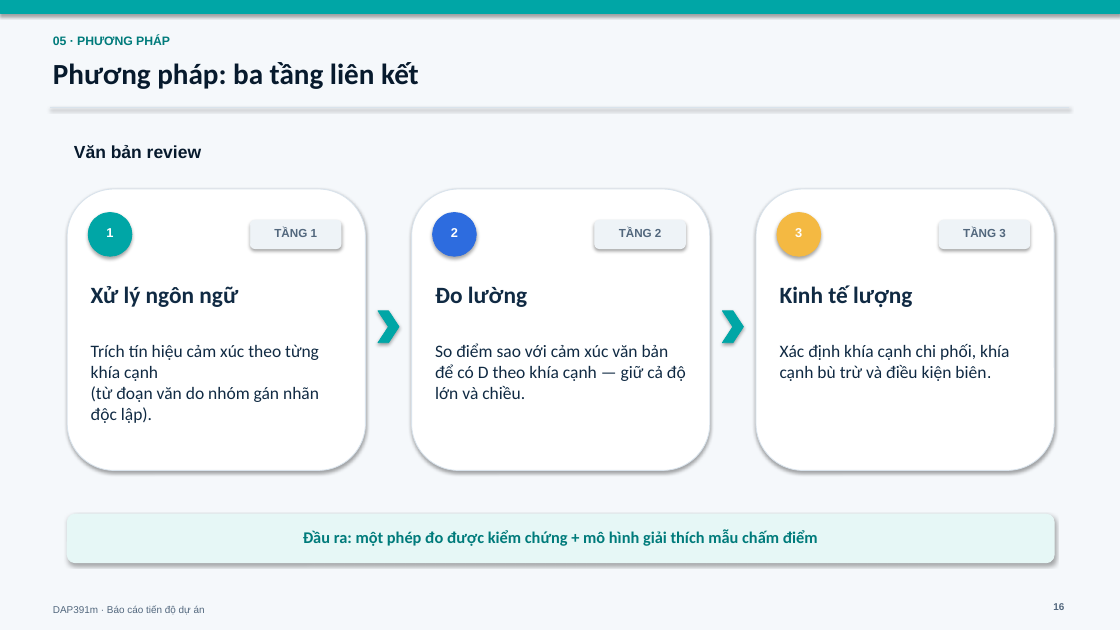
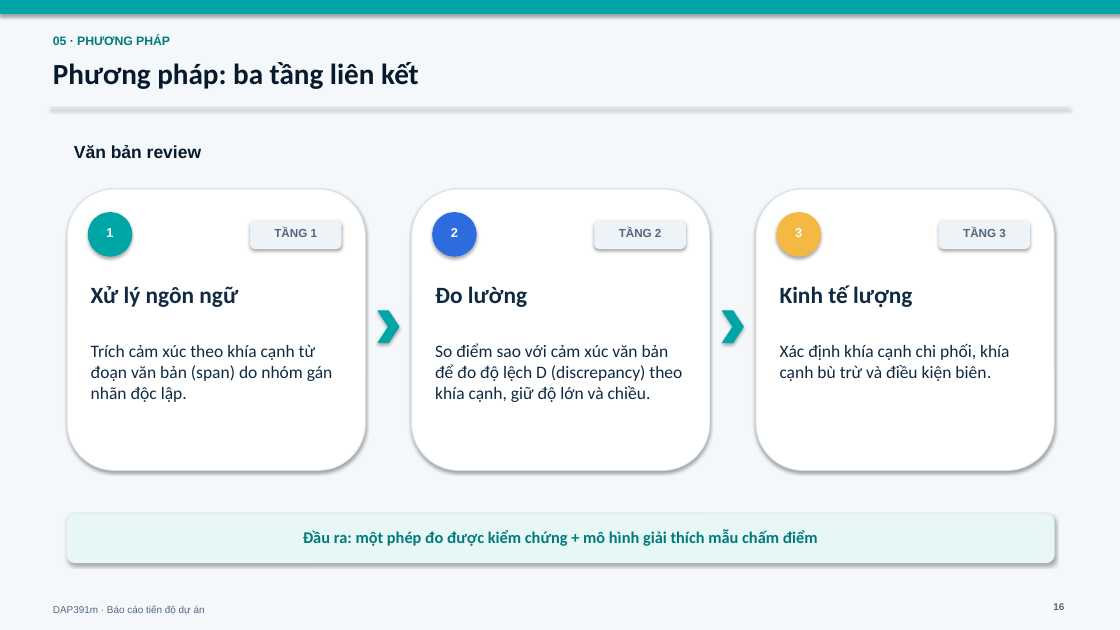
Before and after one commit to diepsang13z/sriprj, a slide deck: slide 16 of reports/presen/01_progress_report/progress_report.pptx. Drawn at 1120x630 pixels with LibreOffice and Linux fonts; fonts in the diff are those of the drawing. Boxes give left, top, right and bottom in pixels: in the first picture for what was removed or moved away, otherwise in the second. Text is boxed around its words. In the diff, an @@ line names an element or a change of style, - is before the commit and + after.

```diff
--- a/reports/presen/01_progress_report/progress_report.pptx
+++ b/reports/presen/01_progress_report/progress_report.pptx
@@ text at <box>91,344,332,402</box>: text changed @@
-Trích tín hiệu cảm xúc theo từng khía cạnh
-(từ đoạn văn do nhóm gán nhãn độc lập).
+Trích cảm xúc theo khía cạnh từ đoạn văn bản (span) do nhóm gán nhãn độc lập.
@@ text at <box>435,343,682,402</box>: text changed @@
-So điểm sao với cảm xúc văn bản để có D theo khía cạnh — giữ cả độ lớn và chiều.
+So điểm sao với cảm xúc văn bản để đo độ lệch D (discrepancy) theo khía cạnh, giữ độ lớn và chiều.
```
Also in this commit, not shown: 4 other slides changed, 1 other file.
